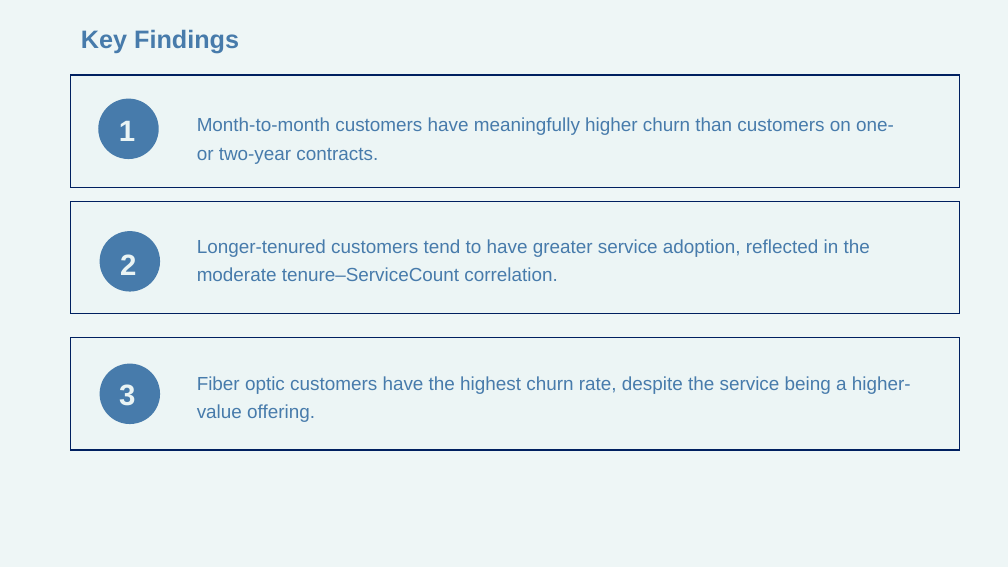
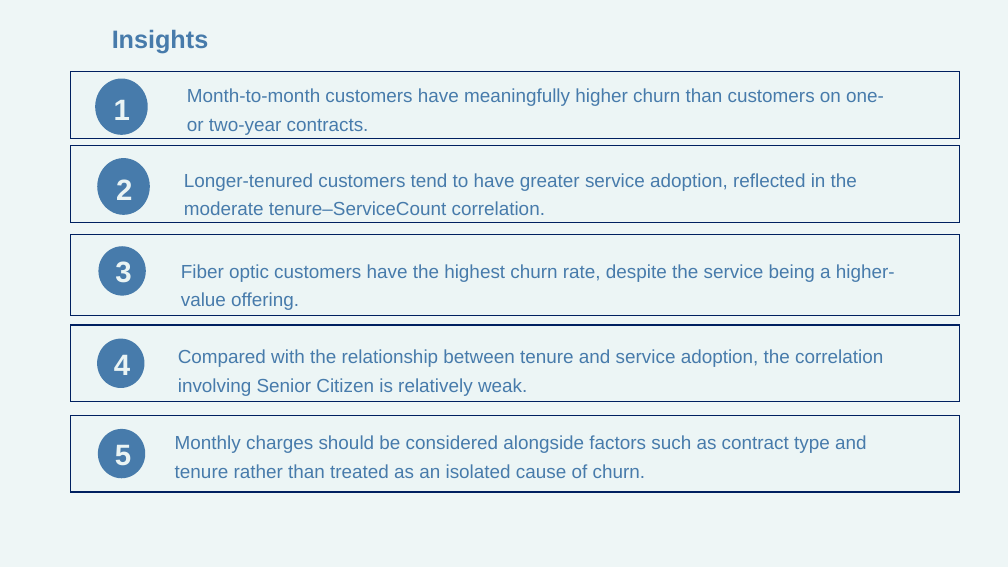
Before and after one commit to chidinmaonyemachi/telco-customer-churn-analysis, a slide deck: slide 8 of presentation/03_Telco_Churn_Analysis_Presentation.pptx. Drawn at 1008x567 pixels with LibreOffice and Linux fonts; fonts in the diff are those of the drawing. Boxes give left, top, right and bottom in pixels: in the first picture for what was removed or moved away, otherwise in the second. Text is boxed around its words. In the diff, an @@ line names an element or a change of style, - is before the commit and + after.

```diff
--- a/presentation/03_Telco_Churn_Analysis_Presentation.pptx
+++ b/presentation/03_Telco_Churn_Analysis_Presentation.pptx
@@ subtitle at [112, 29, 209, 54]: text changed @@
-Key Findings
+Insights
@@ rectangle: place and size @@
-rectangle at [70, 75, 960, 187]
+rectangle at [70, 72, 960, 138]
@@ ellipse: place and size @@
-ellipse at [98, 98, 159, 159]
+ellipse at [95, 79, 148, 135]
@@ text "1": place and size @@
-text "1" at [119, 121, 135, 141]
+text "1" at [114, 100, 130, 120]
@@ text "Month-to-month customers have meaningfully higher ...": place and size @@
-text "Month-to-month customers have meaningfully higher ..." at [197, 117, 894, 164]
+text "Month-to-month customers have meaningfully higher ..." at [187, 88, 884, 135]
@@ rectangle: place and size @@
-rectangle at [70, 201, 960, 313]
+rectangle at [70, 145, 960, 222]
@@ ellipse: place and size @@
-ellipse at [100, 231, 160, 292]
+ellipse at [98, 158, 150, 215]
@@ text "2": place and size @@
-text "2" at [120, 254, 136, 275]
+text "2" at [116, 179, 132, 200]
@@ text "Longer-tenured customers tend to have ...": place and size @@
-text "Longer-tenured customers tend to have ..." at [197, 239, 870, 281]
+text "Longer-tenured customers tend to have ..." at [184, 173, 857, 215]
@@ rectangle: place and size @@
-rectangle at [70, 338, 960, 450]
+rectangle at [70, 235, 960, 316]
@@ ellipse: place and size @@
-ellipse at [100, 364, 160, 424]
+ellipse at [98, 247, 146, 296]
@@ text "3": place and size @@
-text "3" at [119, 384, 135, 406]
+text "3" at [115, 261, 131, 283]
@@ text "Fiber optic customers have the ...": place and size @@
-text "Fiber optic customers have the ..." at [197, 376, 911, 422]
+text "Fiber optic customers have the ..." at [181, 264, 895, 310]
@@ rectangle added at [70, 325, 960, 402], fill #EAF4F4 at 40% opacity, outline #002060 1.25 pt @@
@@ ellipse added at [97, 339, 144, 388], fill #477BAB @@
@@ text added at [114, 355, 130, 375], 28 pt, text #EAF4F4, bold @@
+4
@@ text added at [178, 349, 883, 396], 18 pt, text #477BAB @@
+Compared with the relationship between tenure and service adoption, the correlation involving Senior Citizen is relatively weak.
@@ rectangle added at [70, 415, 960, 492], fill #EAF4F4 at 40% opacity, outline #002060 1.25 pt @@
@@ ellipse added at [98, 429, 145, 478], fill #477BAB @@
@@ text added at [115, 445, 131, 466], 28 pt, text #EAF4F4, bold @@
+5
@@ text added at [175, 435, 867, 478], 18 pt, text #477BAB @@
+Monthly charges should be considered alongside factors such as contract type and tenure rather than treated as an isolated cause of churn.
```
Also in this commit, not shown: 6 other slides changed, 1 slide added.
